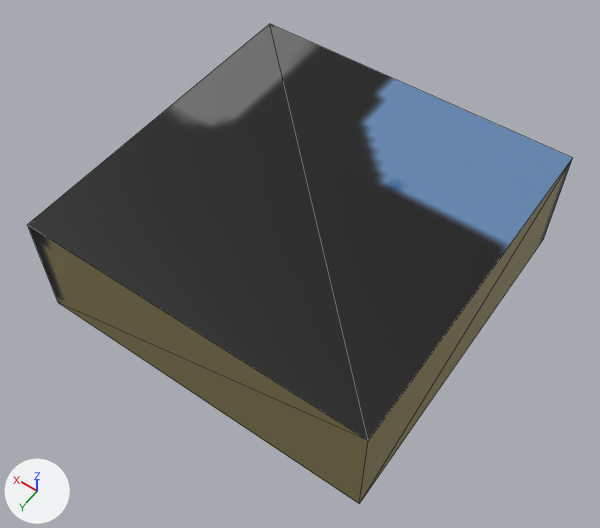
Before and after pictures for a commit that changed the OBJ model Application/level_editor_addon/Models/Teleporter/teleporter.obj.
Rendered twice from a 50 mm lens placed at (-4.98, 7.22, 10.37), pointed at (-0.12, 0.41, -0.32). Arrows for +X, +Y and +Z are at lower left; the lights stay in place. The older version comes first. Mesh edges are drawn as thin lines. Where no turn or scale is listed for an object, it has been applied to the vertices.

Names of what the first picture shows: '立方体'.
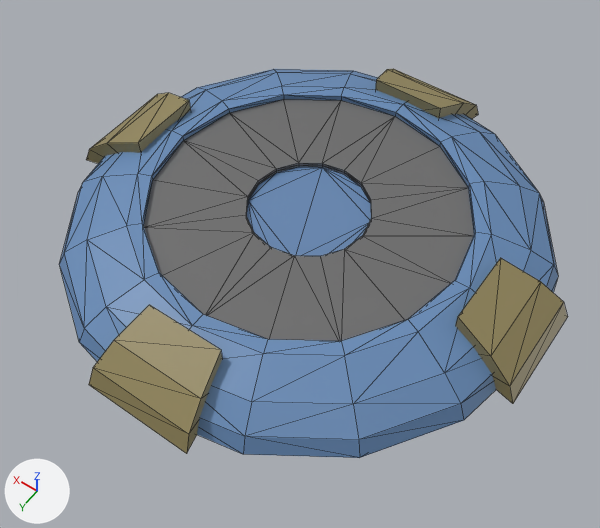
Where the change shows, as pixel boxes [x1, y1, x2, y2] in the pictures (600 x 528 px):
```json
{"object": "立方体", "change": "reshaped", "before": [27, 24, 573, 504], "after": [59, 69, 568, 458], "on screen": "7% narrower, 19% shorter"}
```

The change, as JSON lines over the scene's bpy script:
```json
{"block": "me_立方体", "where": "# used by ob_立方体; location = (0.0, 0.0, 0.0)"}
{"op": "remove", "block": "me_立方体", "code": "me_立方体.from_pydata(...)  # 8 vertices, 12 faces; spans x -3.0..3.0, y -3.0..3.0, z -1.0..1.0"}
{"op": "add", "block": "me_立方体", "code": "me_立方体.from_pydata(...)  # 184 vertices, 348 faces; spans x -4.13..4.13, y -4.13..4.13, z 0.0..0.85"}
{"block": "me_立方体", "change": "me_立方体 part 1: the whole mesh is rebuilt"}
```
